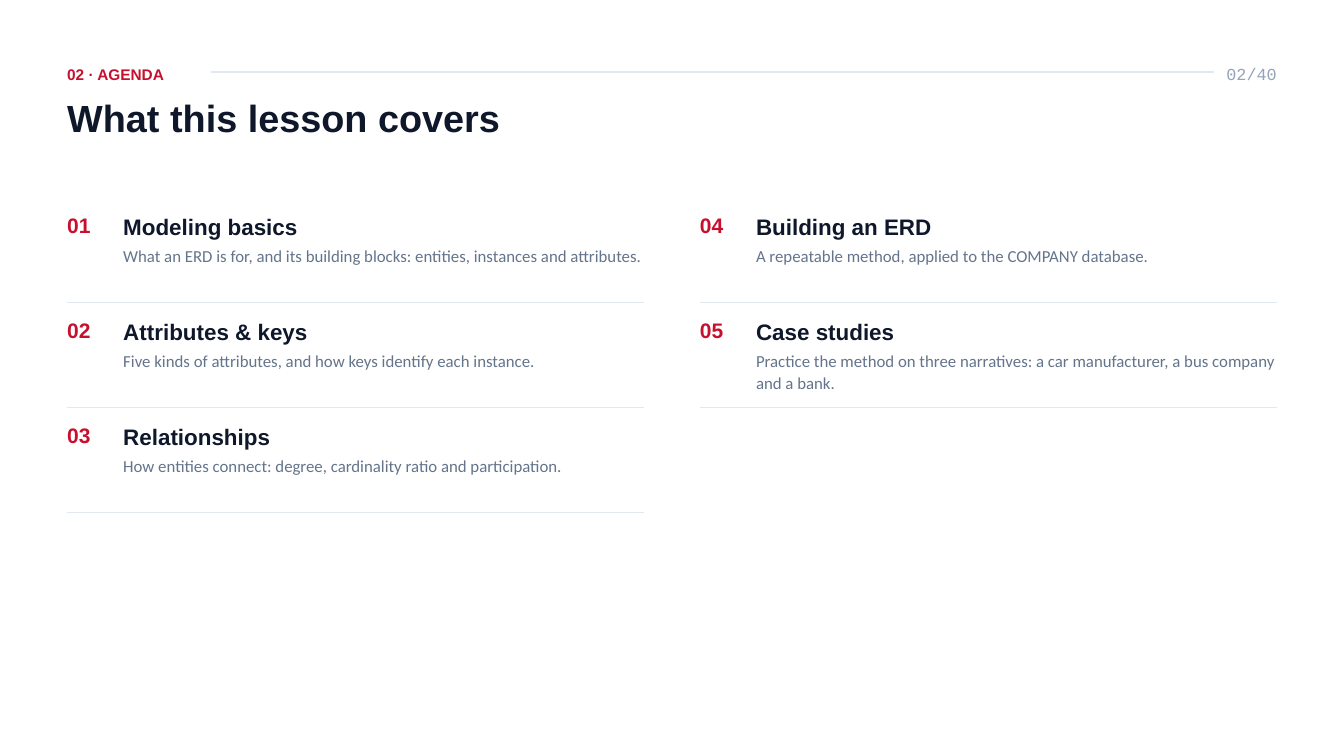
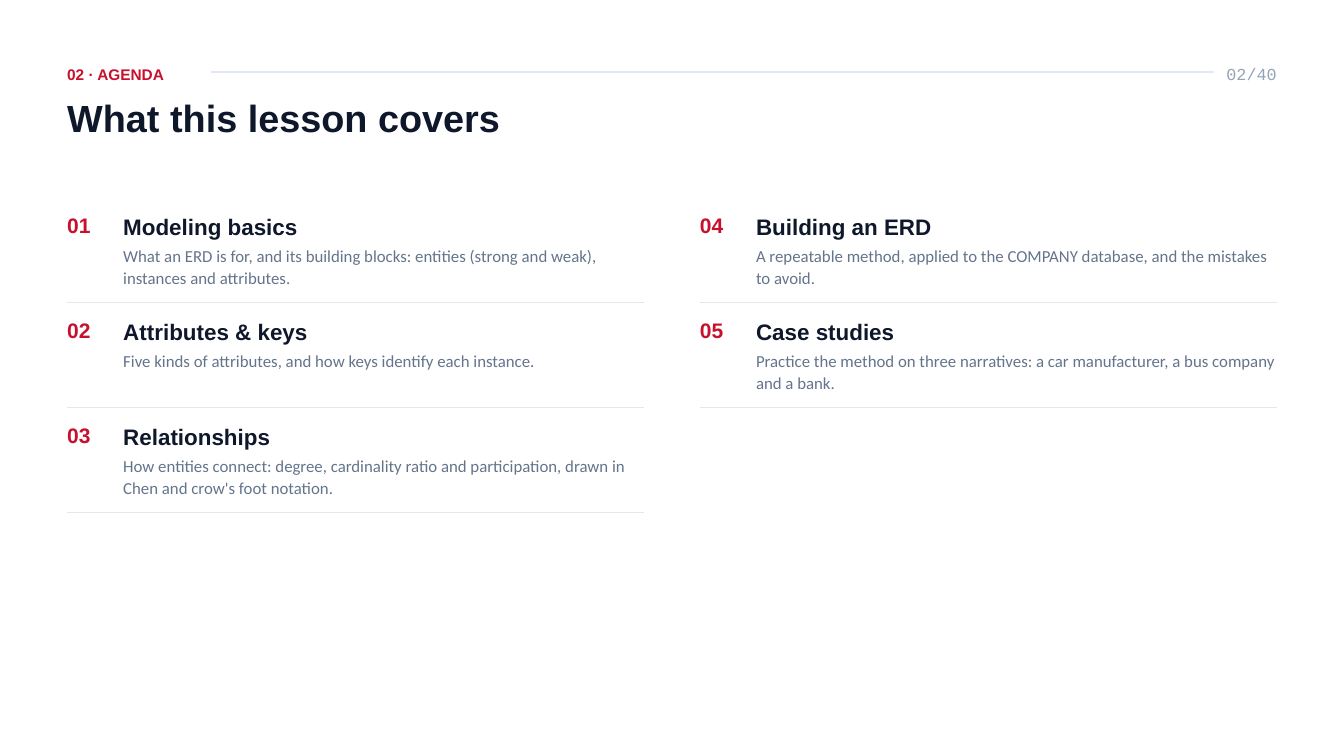
Before and after one commit to ahmedatef2007/db-slides, a slide deck: slide 2 of pptx/ITI_Database_Course_Lesson_2_ERD.pptx. Drawn at 1344x756 pixels with LibreOffice and Linux fonts; fonts in the diff are those of the drawing. Boxes give left, top, right and bottom in pixels: in the first picture for what was removed or moved away, otherwise in the second. Text is boxed around its words. In the diff, an @@ line names an element or a change of style, - is before the commit and + after.

```diff
--- a/pptx/ITI_Database_Course_Lesson_2_ERD.pptx
+++ b/pptx/ITI_Database_Course_Lesson_2_ERD.pptx
@@ text at [123,250,596,284]: text changed @@
-What an ERD is for, and its building blocks: entities, instances and attributes.
+What an ERD is for, and its building blocks: entities (strong and weak), instances and attributes.
@@ text at [756,250,1267,284]: text changed @@
-A repeatable method, applied to the COMPANY database.
+A repeatable method, applied to the COMPANY database, and the mistakes to avoid.
@@ text at [123,460,625,494]: text changed @@
-How entities connect: degree, cardinality ratio and participation.
+How entities connect: degree, cardinality ratio and participation, drawn in Chen and crow's foot notation.
```
Also in this commit, not shown: 3 other slides changed, 8 other files.
